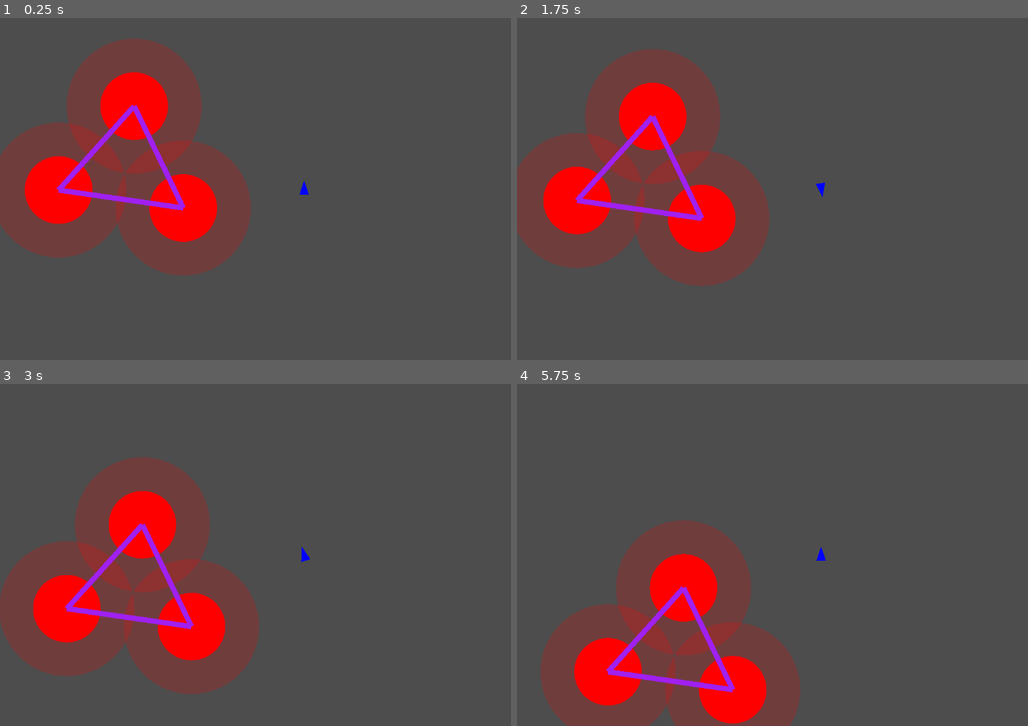
Above: before the commit, frames 1-4 (two rows, left to right).
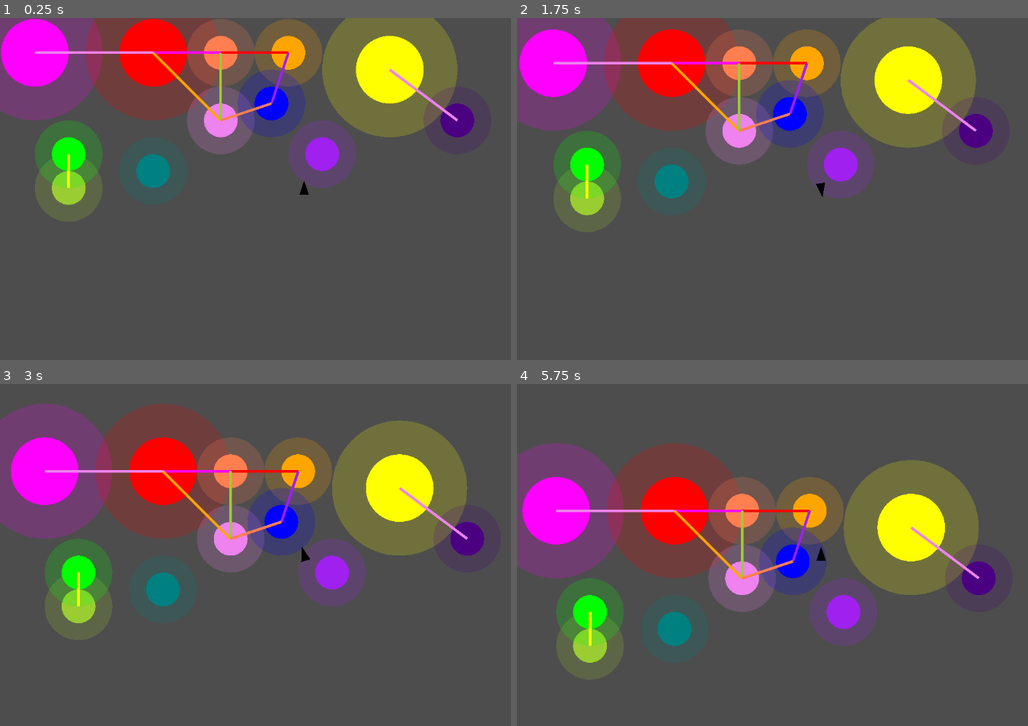
Above: after the commit, the same moments.

Repository: mchannell/harmonices-mundi
Game: Godot game, scene res://test_level.tscn
Same seed, same stepped clock (60 frames per second), same inputs: the game is played once before the commit and once after it.
Inputs:
- Up to frame 1 (0.25 s): no input
- Up to frame 2 (1.75 s): tap Enter at 0.5 s; hold Right (turn_right) 0.53-1.28 s; hold Keypad 1 (a, bound only after the commit) 0.53-1.28 s; tap Keypad 0 (ab, bound only after the commit) at 0.8, 1.35 s; tap Space at 1.25 s; hold S (move_back) from 1.28 s (still down); tap Keypad 3 (b, bound only after the commit) at 1.55 s
- Up to frame 3 (3 s): release S (move_back) at 2.03 s; hold Right (turn_right) 2.03-2.78 s; hold Keypad 3 (b, bound only after the commit) 2.03-2.78 s; tap Keypad 2 (bb, bound only after the commit) at 2.3, 2.85 s; hold W (move_forward) from 2.78 s (still down)
- Up to frame 4 (5.75 s): tap Keypad 4 (c, bound only after the commit) at 3.05 s; release W (move_forward) at 3.53 s; hold Keypad 4 (c, bound only after the commit) 3.53-4.28 s; hold Left (turn_left) 3.53-5.03 s; tap Keypad 6 (d, bound only after the commit) at 3.8, 4.35 s; tap Keypad 5 (db, bound only after the commit) at 4.55 s; hold S (move_back) from 5.03 s (still down); hold Keypad 5 (db, bound only after the commit) from 5.03 s (still down); tap Keypad 8 (e, bound only after the commit) at 5.3 s

The runs differ from the first frame. In frame 1, 45% of the frame differs, in the area x 0-93%, y 0-76%; in frame 2, 47%; in frame 3, 50%, in the area x 0-95%, y 5-91%; in frame 4, 49%.

Commit message:
added sounds to strings to play around with

Diff:
--- a/planet.gd
+++ b/planet.gd
@@ -1,12 +1,18 @@
+@tool
 extends Node2D
 @export var radius: int
 @export var atmosphere_radius: int
 @export var root: Types.Pitch
 
 func _draw() -> void:
-	draw_circle(Vector2.ZERO, atmosphere_radius,Color(1,0,0,.2))
-	draw_circle(Vector2(0,0),radius,Color.RED)
+	global_position = global_position.snapped(Vector2(32,32))
+	var atmosphere_color = Types.pitch_to_color(root)
+	atmosphere_color.a = .2
+	draw_circle(Vector2.ZERO, atmosphere_radius, atmosphere_color)
+	draw_circle(Vector2(0,0), radius, Types.pitch_to_color(root))
+	get_node("StaticBody2D").get_node("CollisionShape2D").shape = CircleShape2D.new()
 	get_node("StaticBody2D").get_node("CollisionShape2D").shape.radius = radius
 
 func _ready() -> void:
+	global_position = global_position.snapped(Vector2(32,32))
 	add_to_group("Planets")
--- a/planet.tscn
+++ b/planet.tscn
@@ -3,6 +3,7 @@
 [ext_resource type="Script" uid="uid://ll3loo6416bg" path="res://planet.gd" id="1_1odxm"]
 
 [sub_resource type="CircleShape2D" id="CircleShape2D_1odxm"]
+radius = 32.0
 
 [node name="Planet" type="Node2D"]
 script = ExtResource("1_1odxm")
--- a/project.godot
+++ b/project.godot
@@ -41,6 +41,66 @@
 , Object(InputEventKey,"resource_local_to_scene":false,"resource_name":"","device":-1,"window_id":0,"alt_pressed":false …(186 unchanged characters)…
 ]
 }
+ab={
+"deadzone": 0.2,
+"events": [Object(InputEventKey,"resource_local_to_scene":false,"resource_name":"","device":-1,"window_id":0,"alt_pressed":false,"shift_pressed":false,"ctrl_pressed":false,"meta_pressed":false,"pressed":false,"keycode":0,"physical_keycode":4194438,"key_label":0,"unicode":48,"location":0,"echo":false,"script":null)
+]
+}
+a={
+"deadzone": 0.2,
+"events": [Object(InputEventKey,"resource_local_to_scene":false,"resource_name":"","device":-1,"window_id":0,"alt_pressed":false,"shift_pressed":false,"ctrl_pressed":false,"meta_pressed":false,"pressed":false,"keycode":0,"physical_keycode":4194439,"key_label":0,"unicode":49,"location":0,"echo":false,"script":null)
+]
+}
+bb={
+"deadzone": 0.2,
+"events": [Object(InputEventKey,"resource_local_to_scene":false,"resource_name":"","device":-1,"window_id":0,"alt_pressed":false,"shift_pressed":false,"ctrl_pressed":false,"meta_pressed":false,"pressed":false,"keycode":0,"physical_keycode":4194440,"key_label":0,"unicode":50,"location":0,"echo":false,"script":null)
+]
+}
+b={
+"deadzone": 0.2,
+"events": [Object(InputEventKey,"resource_local_to_scene":false,"resource_name":"","device":-1,"window_id":0,"alt_pressed":false,"shift_pressed":false,"ctrl_pressed":false,"meta_pressed":false,"pressed":false,"keycode":0,"physical_keycode":4194441,"key_label":0,"unicode":51,"location":0,"echo":false,"script":null)
+]
+}
+c={
+"deadzone": 0.2,
+"events": [Object(InputEventKey,"resource_local_to_scene":false,"resource_name":"","device":-1,"window_id":0,"alt_pressed":false,"shift_pressed":false,"ctrl_pressed":false,"meta_pressed":false,"pressed":false,"keycode":0,"physical_keycode":4194442,"key_label":0,"unicode":52,"location":0,"echo":false,"script":null)
+]
+}
+db={
+"deadzone": 0.2,
+"events": [Object(InputEventKey,"resource_local_to_scene":false,"resource_name":"","device":-1,"window_id":0,"alt_pressed":false,"shift_pressed":false,"ctrl_pressed":false,"meta_pressed":false,"pressed":false,"keycode":0,"physical_keycode":4194443,"key_label":0,"unicode":53,"location":0,"echo":false,"script":null)
+]
+}
+d={
+"deadzone": 0.2,
+"events": [Object(InputEventKey,"resource_local_to_scene":false,"resource_name":"","device":-1,"window_id":0,"alt_pressed":false,"shift_pressed":false,"ctrl_pressed":false,"meta_pressed":false,"pressed":false,"keycode":0,"physical_keycode":4194444,"key_label":0,"unicode":54,"location":0,"echo":false,"script":null)
+]
+}
+eb={
+"deadzone": 0.2,
+"events": [Object(InputEventKey,"resource_local_to_scene":false,"resource_name":"","device":-1,"window_id":0,"alt_pressed":false,"shift_pressed":false,"ctrl_pressed":false,"meta_pressed":false,"pressed":false,"keycode":0,"physical_keycode":4194445,"key_label":0,"unicode":55,"location":0,"echo":false,"script":null)
+]
+}
+e={
+"deadzone": 0.2,
+"events": [Object(InputEventKey,"resource_local_to_scene":false,"resource_name":"","device":-1,"window_id":0,"alt_pressed":false,"shift_pressed":false,"ctrl_pressed":false,"meta_pressed":false,"pressed":false,"keycode":0,"physical_keycode":4194446,"key_label":0,"unicode":56,"location":0,"echo":false,"script":null)
+]
+}
+f={
+"deadzone": 0.2,
+"events": [Object(InputEventKey,"resource_local_to_scene":false,"resource_name":"","device":-1,"window_id":0,"alt_pressed":false,"shift_pressed":false,"ctrl_pressed":false,"meta_pressed":false,"pressed":false,"keycode":0,"physical_keycode":4194447,"key_label":0,"unicode":57,"location":0,"echo":false,"script":null)
+]
+}
+gb={
+"deadzone": 0.2,
+"events": [Object(InputEventKey,"resource_local_to_scene":false,"resource_name":"","device":-1,"window_id":0,"alt_pressed":false,"shift_pressed":false,"ctrl_pressed":false,"meta_pressed":false,"pressed":false,"keycode":0,"physical_keycode":4194434,"key_label":0,"unicode":47,"location":0,"echo":false,"script":null)
+]
+}
+g={
+"deadzone": 0.2,
+"events": [Object(InputEventKey,"resource_local_to_scene":false,"resource_name":"","device":-1,"window_id":0,"alt_pressed":false,"shift_pressed":false,"ctrl_pressed":false,"meta_pressed":false,"pressed":false,"keycode":0,"physical_keycode":4194433,"key_label":0,"unicode":42,"location":0,"echo":false,"script":null)
+]
+}
 
 [rendering]
 
--- /dev/null
+++ b/shared_components.gd
@@ -0,0 +1,61 @@
+extends Node2D
+
+var stream_array = []
+var audio_stream_player
+
+func _ready():
+	audio_stream_player = get_node("AudioStreamPlayer")
+	stream_array.append(load("res://Sounds/Af_pure.wav"))
+	stream_array.append(load("res://Sounds/A_pure.wav"))
+	stream_array.append(load("res://Sounds/Bf_pure.wav"))
+	stream_array.append(load("res://Sounds/B_pure.wav"))
+	stream_array.append(load("res://Sounds/C_pure.wav"))
+	stream_array.append(load("res://Sounds/Df_pure.wav"))
+	stream_array.append(load("res://Sounds/D_pure.wav"))
+	stream_array.append(load("res://Sounds/Ef_pure.wav"))
+	stream_array.append(load("res://Sounds/E_pure.wav"))
+	stream_array.append(load("res://Sounds/F_pure.wav"))
+	stream_array.append(load("res://Sounds/Gf_pure.wav"))
+	stream_array.append(load("res://Sounds/G_pure.wav"))
+
+func _input(event: InputEvent) -> void:
+	if event.is_action_pressed("ab"):
+		audio_stream_player.stream = stream_array[0]
+		audio_stream_player.play()
+	if event.is_action_pressed("a"):
+		audio_stream_player.stream = stream_array[1]
+		audio_stream_player.play()
+	if event.is_action_pressed("bb"):
+		audio_stream_player.stream = stream_array[2]
+		audio_stream_player.play()
+	if event.is_action_pressed("b"):
+		audio_stream_player.stream = stream_array[3]
+		audio_stream_player.play()
+	if event.is_action_pressed("c"):
+		audio_stream_player.stream = stream_array[4]
+		audio_stream_player.play()
+	if event.is_action_pressed("db"):
+		audio_stream_player.stream = stream_array[5]
+		audio_stream_player.play()
+	if event.is_action_pressed("d"):
+		audio_stream_player.stream = stream_array[6]
+		audio_stream_player.play()
+	if event.is_action_pressed("eb"):
+		audio_stream_player.stream = stream_array[7]
+		audio_stream_player.play()
+	if event.is_action_pressed("e"):
+		audio_stream_player.stream = stream_array[8]
+		audio_stream_player.play()
+	if event.is_action_pressed("f"):
+		audio_stream_player.stream = stream_array[9]
+		audio_stream_player.play()
+	if event.is_action_pressed("gb"):
+		audio_stream_player.stream = stream_array[10]
+		audio_stream_player.play()
+	if event.is_action_pressed("g"):
+		audio_stream_player.stream = stream_array[11]
+		audio_stream_player.play()
+
+func play_pitch(pitch: Types.Pitch) -> void:
+	audio_stream_player.stream = stream_array[pitch]
+	audio_stream_player.play()
--- /dev/null
+++ b/shared_components.tscn
@@ -0,0 +1,11 @@
+[gd_scene load_steps=3 format=3 uid="uid://cu3ccv4tacph0"]
+
+[ext_resource type="Script" uid="uid://7ppsuy1t5fkv" path="res://shared_components.gd" id="1_vsg4q"]
+
+[sub_resource type="AudioStream" id="AudioStream_yl1wc"]
+
+[node name="SharedComponents" type="Node2D"]
+script = ExtResource("1_vsg4q")
+
+[node name="AudioStreamPlayer" type="AudioStreamPlayer" parent="."]
+stream = SubResource("AudioStream_yl1wc")
--- a/ship.gd
+++ b/ship.gd
@@ -4,12 +4,13 @@
 const MAX_SPEED = 10000
 const TURN_SPEED = 4
 
+func _ready() -> void:
+	add_to_group("Ship")
 
 func _draw() -> void:
 	var triangle: PackedVector2Array = PackedVector2Array([Vector2(0,-16),Vector2(9,11),Vector2(-9,11)])
-	draw_colored_polygon(triangle, Color.BLUE)
+	draw_colored_polygon(triangle, Color.BLACK)
 	get_node("CollisionPolygon2D").polygon = triangle
-
 
 func _process(delta: float) -> void:
 	#print_debug(global_position)
--- a/string.gd
+++ b/string.gd
@@ -13,9 +13,16 @@
 	add_child(area)
 	area.add_child(collision_shape)
 	add_to_group("Strings")
+	area.body_entered.connect(_on_area_2d_body_entered)
 
 func _draw() -> void:
-	draw_line(planet1.position, planet2.position, Color.PURPLE,10)
+	draw_line(planet1.position, planet2.position, Types.pitch_to_color(root), 5)
 
 func _process(delta: float) -> void:
 	pass
+
+
+func _on_area_2d_body_entered(body: Node2D) -> void:
+	print_debug("yes")
+	if body.is_in_group("Ship"):
+		get_parent().get_node("SharedComponents").play_pitch(root)
--- a/string.tscn
+++ b/string.tscn
@@ -1,13 +1,6 @@
-[gd_scene load_steps=3 format=3 uid="uid://d1w5akbstssne"]
+[gd_scene load_steps=2 format=3 uid="uid://d1w5akbstssne"]
 
 [ext_resource type="Script" uid="uid://dp4xjrmga5cyd" path="res://string.gd" id="1_0ftq4"]
 
-[sub_resource type="SegmentShape2D" id="SegmentShape2D_0ftq4"]
-
 [node name="String" type="Node2D"]
 script = ExtResource("1_0ftq4")
-
-[node name="Area2D" type="Area2D" parent="."]
-
-[node name="CollisionShape2D" type="CollisionShape2D" parent="Area2D"]
-shape = SubResource("SegmentShape2D_0ftq4")
--- a/string_orchestrator.gd
+++ b/string_orchestrator.gd
@@ -14,7 +14,11 @@
 
 func create_string(planet1, planet2) -> void:
 	var new_string = MusicString.new()
-	new_string.root = planet1.root
+	print_debug(planet1.root)
+	print_debug(planet2.root)
+	print_debug(((2*planet1.root - planet2.root + 12) % 12))
+	new_string.root = (2*planet1.root - planet2.root + 12) % 12
+	print_debug("here good ", new_string.root)
 	new_string.planet1 = planet1
 	new_string.planet2 = planet2
 	get_parent().add_child.call_deferred(new_string)
--- a/test_level.tscn
+++ b/test_level.tscn
@@ -1,27 +1,86 @@
-[gd_scene load_steps=4 format=3 uid="uid://cdvb40fbw4h8x"]
+[gd_scene load_steps=5 format=3 uid="uid://cdvb40fbw4h8x"]
 
 [ext_resource type="PackedScene" uid="uid://bj4t65uqxhpet" path="res://ship.tscn" id="1_gojnm"]
 [ext_resource type="PackedScene" uid="uid://hmw5pgdasqhi" path="res://planet.tscn" id="2_1c2mv"]
 [ext_resource type="PackedScene" uid="uid://c2wtydfkmjrf4" path="res://string_orchestrator.tscn" id="3_f7g2b"]
+[ext_resource type="PackedScene" uid="uid://cu3ccv4tacph0" path="res://shared_components.tscn" id="4_4ptq8"]
 
 [node name="Node2D" type="Node2D"]
 
 [node name="Planet" parent="." instance=ExtResource("2_1c2mv")]
-position = Vector2(252, 165)
+position = Vector2(736, 96)
 radius = 64
 atmosphere_radius = 128
+root = 4
 
 [node name="Planet2" parent="." instance=ExtResource("2_1c2mv")]
-position = Vector2(345, 358)
+position = Vector2(64, 64)
 radius = 64
 atmosphere_radius = 128
 
 [node name="Planet3" parent="." instance=ExtResource("2_1c2mv")]
-position = Vector2(109, 324)
+position = Vector2(288, 64)
 radius = 64
 atmosphere_radius = 128
+root = 1
+
+[node name="Planet4" parent="." instance=ExtResource("2_1c2mv")]
+position = Vector2(416, 64)
+radius = 32
+atmosphere_radius = 64
+root = 2
+
+[node name="Planet5" parent="." instance=ExtResource("2_1c2mv")]
+position = Vector2(544, 64)
+radius = 32
+atmosphere_radius = 64
+root = 3
+
+[node name="Planet6" parent="." instance=ExtResource("2_1c2mv")]
+position = Vector2(128, 320)
+radius = 32
+atmosphere_radius = 64
+root = 5
+
+[node name="Planet7" parent="." instance=ExtResource("2_1c2mv")]
+position = Vector2(416, 192)
+radius = 32
+atmosphere_radius = 64
+root = 11
+
+[node name="Planet8" parent="." instance=ExtResource("2_1c2mv")]
+position = Vector2(608, 256)
+radius = 32
+atmosphere_radius = 64
+root = 10
+
+[node name="Planet9" parent="." instance=ExtResource("2_1c2mv")]
+position = Vector2(864, 192)
+radius = 32
+atmosphere_radius = 64
+root = 9
+
+[node name="Planet10" parent="." instance=ExtResource("2_1c2mv")]
+position = Vector2(512, 160)
+radius = 32
+atmosphere_radius = 64
+root = 8
+
+[node name="Planet11" parent="." instance=ExtResource("2_1c2mv")]
+position = Vector2(288, 288)
+radius = 32
+atmosphere_radius = 64
+root = 7
+
+[node name="Planet12" parent="." instance=ExtResource("2_1c2mv")]
+position = Vector2(128, 256)
+radius = 32
+atmosphere_radius = 64
+root = 6
 
 [node name="StringOrchestrator" parent="." instance=ExtResource("3_f7g2b")]
 
 [node name="Ship" parent="." instance=ExtResource("1_gojnm")]
 position = Vector2(574, 322)
+
+[node name="SharedComponents" parent="." instance=ExtResource("4_4ptq8")]
--- a/types.gd
+++ b/types.gd
@@ -1,3 +1,35 @@
 class_name Types
 
-enum Pitch {Ab, A, Bb, B, C, Db, D, Eb, E, F, Fb, G}
+enum Pitch {Ab, A, Bb, B, C, Db, D, Eb, E, F, Gb, G}
+
+static func pitch_to_color(pitch: Pitch) -> Color:
+	match pitch:
+		Pitch.Ab:
+			return Color.MAGENTA
+		Pitch.A:
+			return Color.RED
+		Pitch.Bb:
+			return Color.CORAL
+		Pitch.B:
+			return Color.ORANGE
+		Pitch.C:
+			return Color.YELLOW
+		Pitch.Db:
+			return Color.YELLOW_GREEN
+		Pitch.D:
+			return Color.GREEN
+		Pitch.Eb:
+			return Color.TEAL
+		Pitch.E:
+			return Color.BLUE
+		Pitch.F:
+			return Color.INDIGO
+		Pitch.Gb:
+			return Color.PURPLE
+		Pitch.G:
+			return Color.VIOLET
+	return Color.WHITE
+
+static func pitch_to_sound(pitch: Pitch) -> void:
+
+	pass
Not shown, added: shared_components.gd.uid
